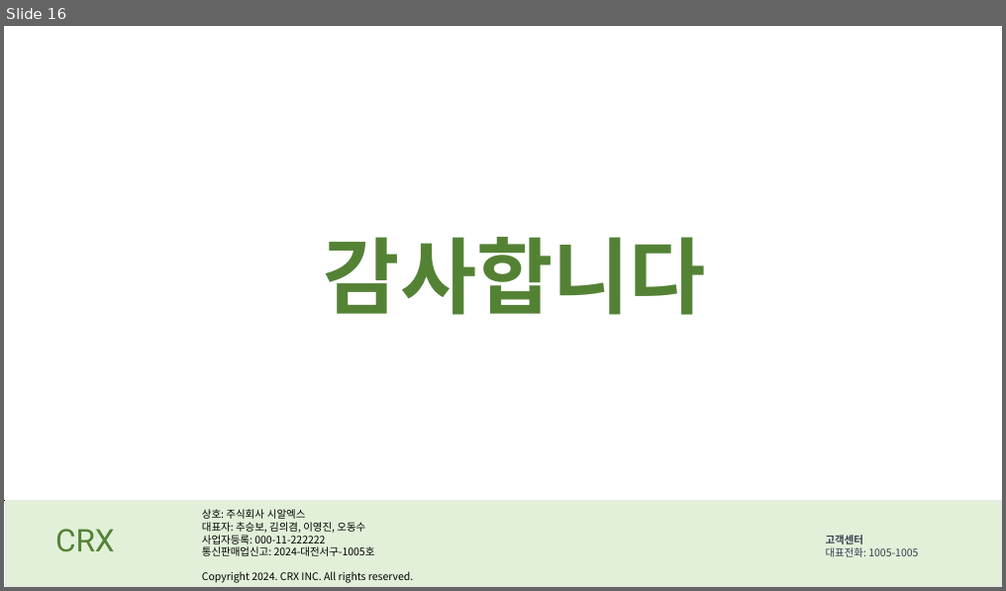
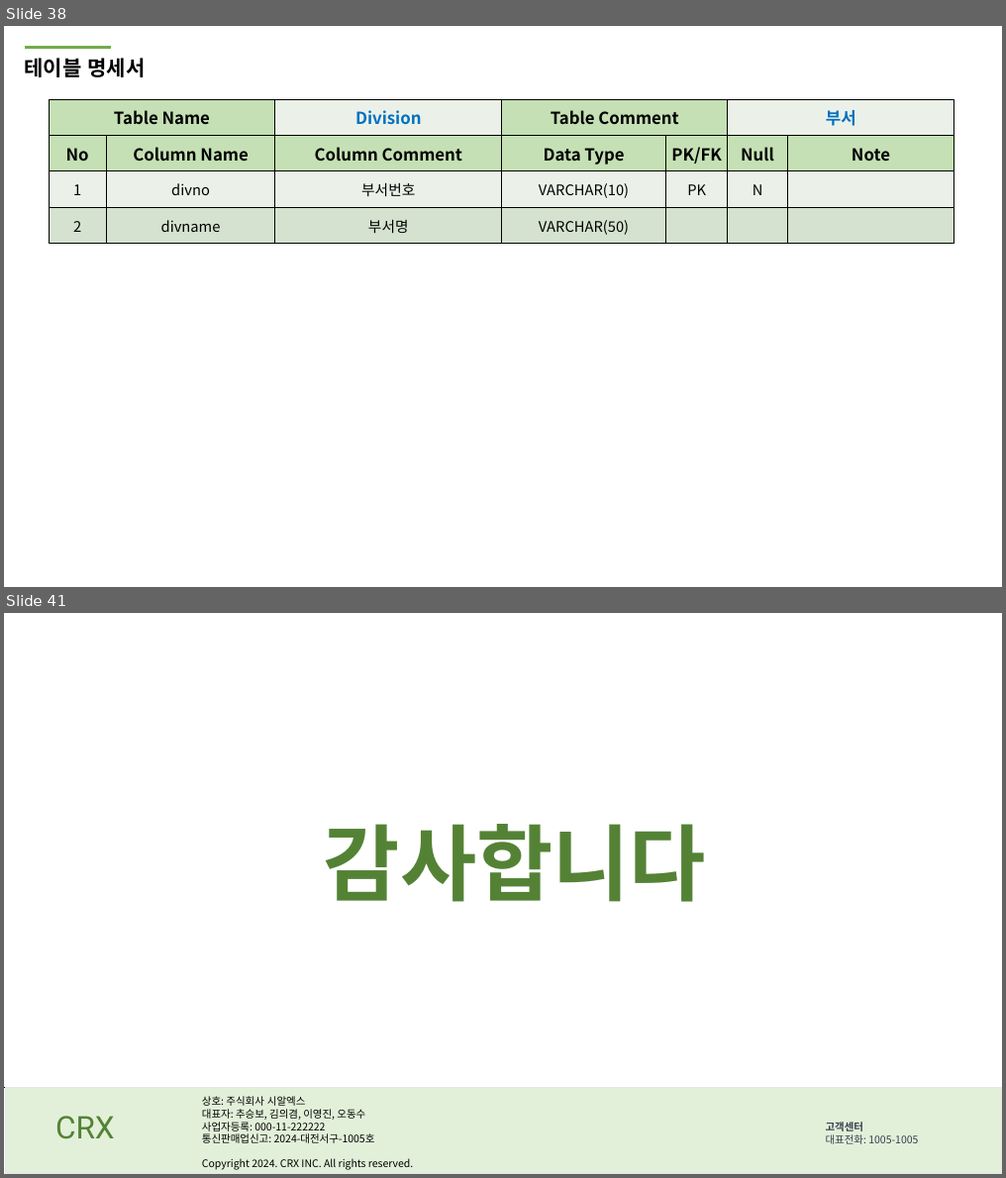
Before and after one commit to DongSooOh/trainProject, a slide deck: 5조 2차 발표자료 ppt.pptx. Shown one above the other, each under a label of ours: slide 16 before the commit, slides 38 and 41 after it; the slides between them are not shown. The pictures are 1006x591 and 1006x1178 pixels, drawn with LibreOffice and Linux fonts; fonts in the diff are those of the drawing. Boxes give left, top, right and bottom in pixels: in the first picture for what was removed or moved away, otherwise in the second. Text is boxed around its words. In the diff, an @@ line names an element or a change of style, - is before the commit and + after.

```diff
--- a/5조 2차 발표자료 ppt.pptx
+++ b/5조 2차 발표자료 ppt.pptx
@@ slide 38 added at [4, 26, 1002, 587], background #FFFFFF @@
@@ line added from (25, 47) to (111, 47), #70AD47 3 pt @@
@@ text added at [25, 58, 146, 77], 20 pt, text #000000, bold @@
+테이블 명세서
@@ table added at [49, 99, 955, 244], 4 rows, 7 columns @@
+Table Name |  | Division | Table Comment |  | 부서 | 
+No | Column Name | Column Comment | Data Type | PK/FK | Null | Note
+1 | divno | 부서번호 | VARCHAR(10) | PK | N | 
+2 | divname | 부서명 | VARCHAR(50) |  |  | 
@@ what was slide 16 is now slide 41 @@
```
Also in this commit, not shown: 3 slides changed, 28 other slides added, 4 slides removed.
